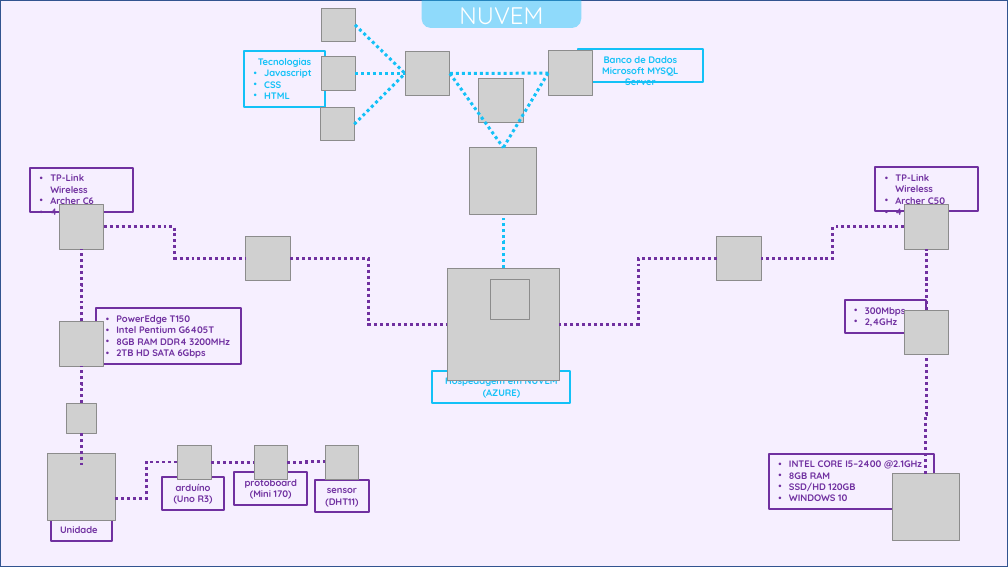
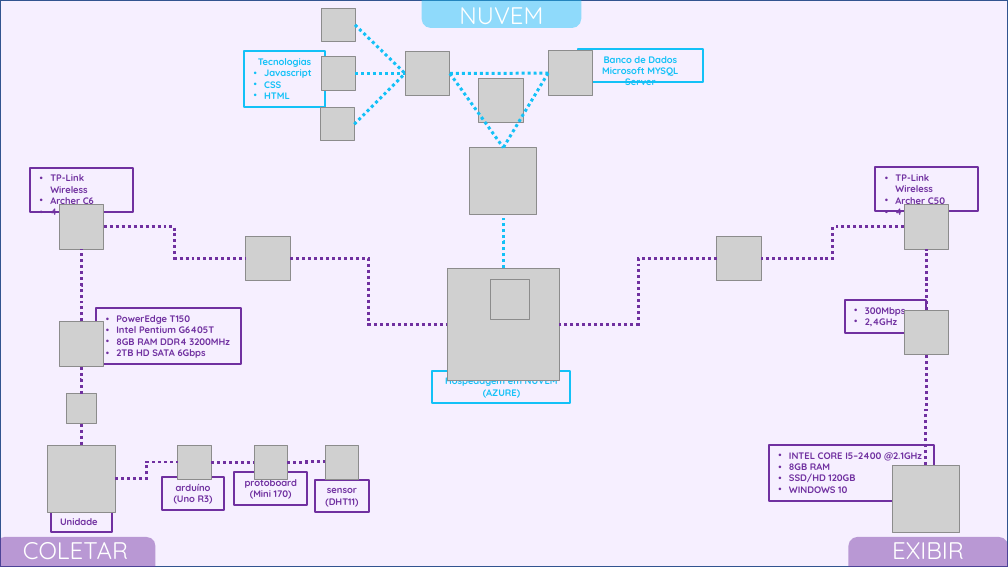
Before and after one commit to 0mni-Solutions/OmniTextil, a slide deck: slide 11 of APRESENTAÇÃO/Slides/Presentation.pptx (slide 4 before the commit). Drawn at 1008x567 pixels with LibreOffice and Linux fonts; fonts in the diff are those of the drawing; grey boxes stand for pictures. Boxes give left, top, right and bottom in pixels: in the first picture for what was removed or moved away, otherwise in the second. Text is boxed around its words. In the diff, an @@ line names an element or a change of style, - is before the commit and + after.

```diff
--- a/APRESENTAÇÃO/Slides/Presentation.pptx
+++ b/APRESENTAÇÃO/Slides/Presentation.pptx
@@ elbow line moved from (926, 473) - (926, 355) to (926, 466) - (926, 355) @@
@@ elbow line moved from (82, 403) - (82, 366) to (82, 394) - (82, 367) @@
@@ elbow line moved from (82, 433) - (82, 466) to (82, 424) - (82, 445) @@
@@ 2 pictures, 2 rectangles: place and size @@
-2 pictures, 2 rectangles at <box>48,403,934,540</box>
+2 pictures, 2 rectangles at <box>48,394,934,532</box>
@@ elbow line moved from (115, 499) - (178, 462) to (115, 479) - (178, 462) @@
@@ picture: place and size @@
-picture at <box>893,473,960,540</box>
+picture at <box>893,466,960,533</box>
@@ rounded rectangle added at <box>0,537,156,567</box>, fill #7030A0 at 45% opacity, 18 pt, text #FFFFFF @@
+COLETAR
@@ rounded rectangle added at <box>849,537,1008,567</box>, fill #7030A0 at 45% opacity, 18 pt, text #FFFFFF @@
+EXIBIR
```
Also in this commit, not shown: 2 other slides changed, 7 slides added, 40 other files.
